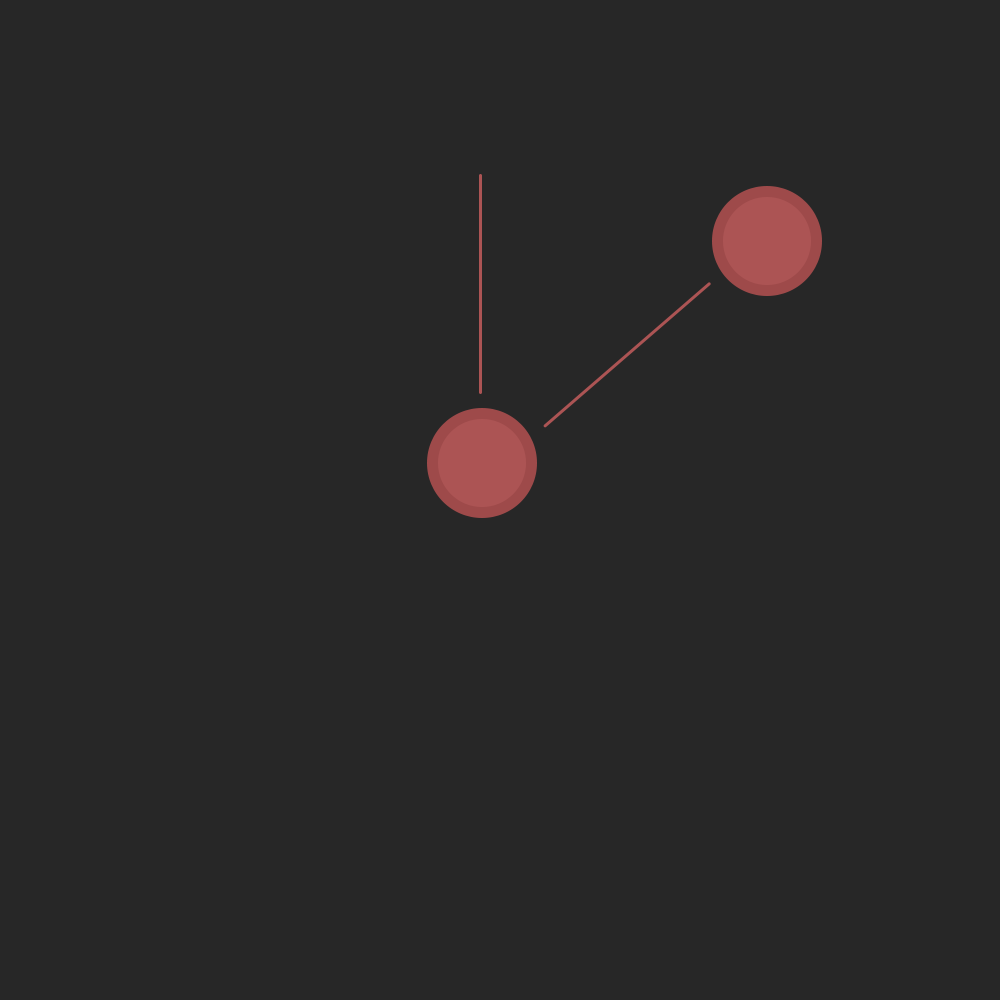
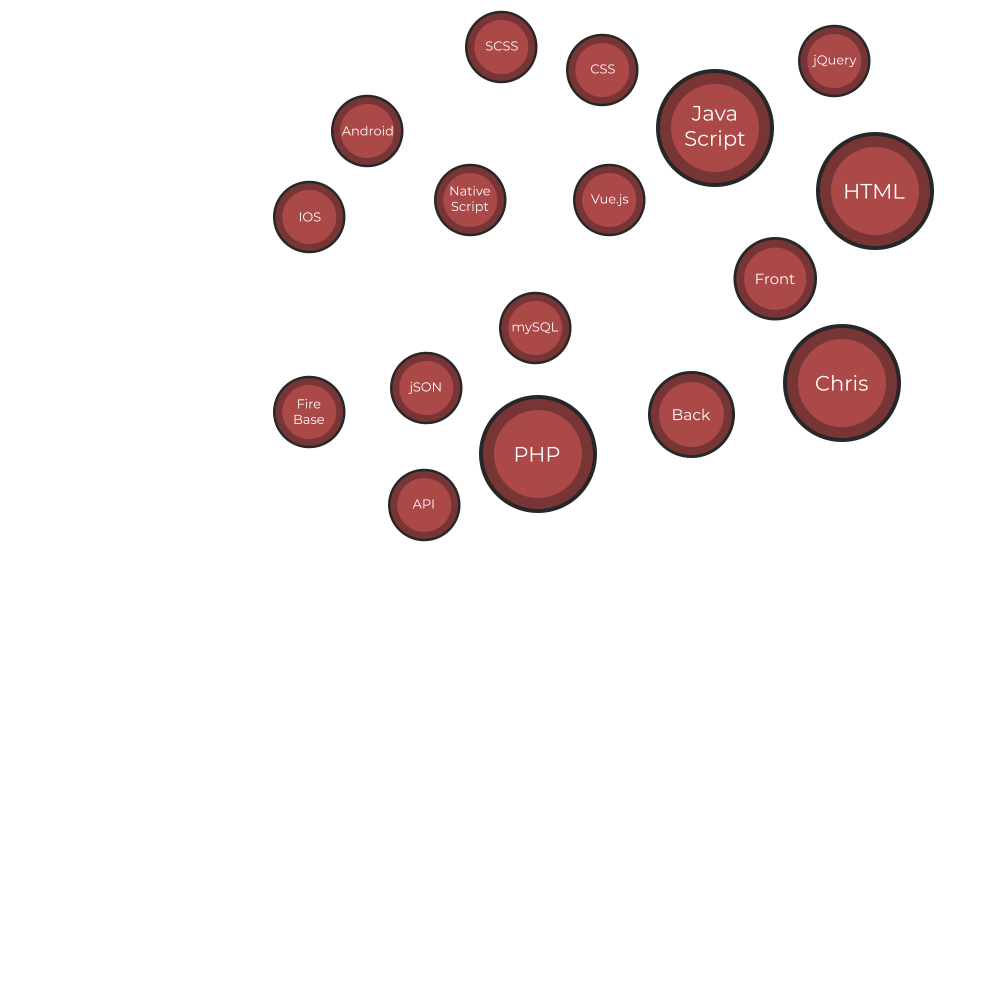
Before/after of a w=1000, h=1000 layered artwork. What changed in the layer stack:
removed layer "2_Elipse_1" from group "Prancheta 1" over [723, 197, 811, 285]
removed layer "2_Elipse_2" from group "Prancheta 1" over [712, 186, 822, 296]
removed layer "form_1 copiar" from group "Prancheta 1" over [543, 282, 711, 428]
added group "circle_13" with 4 layers in group "Prancheta 1" over [479, 395, 597, 513]
added layer "Elipse_1" (5th of 17, in "Prancheta 1" › "circle_13") in group "circle_13" over [494, 410, 582, 498]
added layer "Elipse_2" (5th of 17, in "Prancheta 1" › "circle_13") in group "circle_13" over [483, 399, 593, 509]
added layer "base_3" (5th of 17, in "Prancheta 1" › "circle_13") in group "circle_13" over [479, 395, 597, 513]
added group "circle_4" with 4 layers in group "Prancheta 1" over [656, 69, 774, 187]
added layer "Elipse_2" (14th of 17, in "Prancheta 1" › "circle_4") in group "circle_4" over [660, 73, 770, 183]
added layer "base_3" (14th of 17, in "Prancheta 1" › "circle_4") in group "circle_4" over [656, 69, 774, 187]
added group "circle_3" with 4 layers in group "Prancheta 1" over [816, 132, 934, 250]
added layer "Elipse_2" (15th of 17, in "Prancheta 1" › "circle_3") in group "circle_3" over [820, 136, 930, 246]
added layer "base_3" (15th of 17, in "Prancheta 1" › "circle_3") in group "circle_3" over [816, 132, 934, 250]
added group "circle_1" with 4 layers in group "Prancheta 1" over [783, 324, 901, 442]
moved "Elipse_1" (17th of 17, in "Prancheta 1" › "circle_1") into group "circle_1", painted on it over [438, 339, 886, 507]
moved "Elipse_2" (17th of 17, in "Prancheta 1" › "circle_1") into group "circle_1", painted on it over [427, 328, 897, 518]
added layer "base_3" (17th of 17, in "Prancheta 1" › "circle_1") in group "circle_1" over [783, 324, 901, 442]
hid "Camada 1" over [0, 0, 1000, 1000]
…and 72 more changes (71 added, 1 removed)
